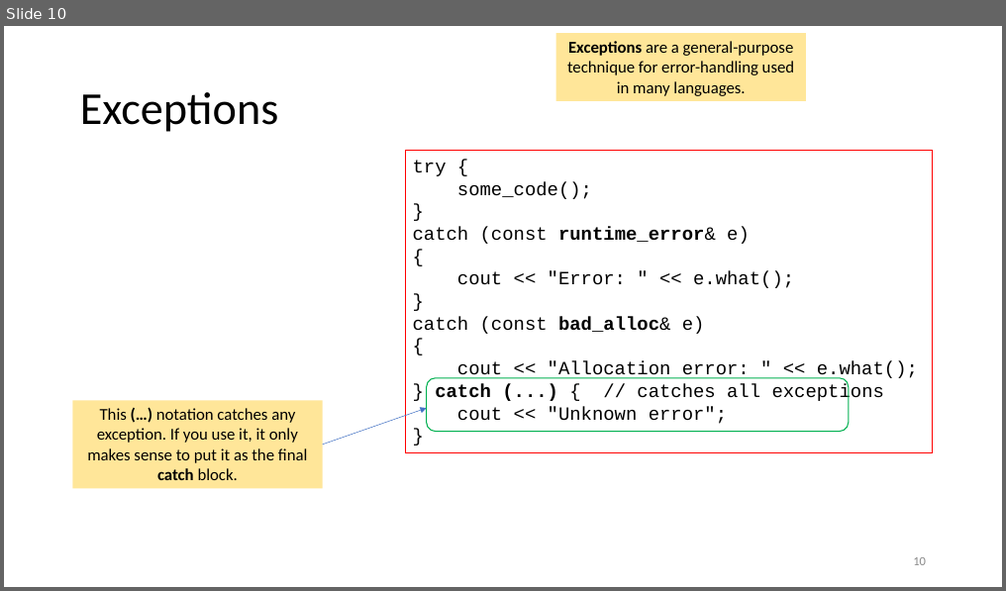
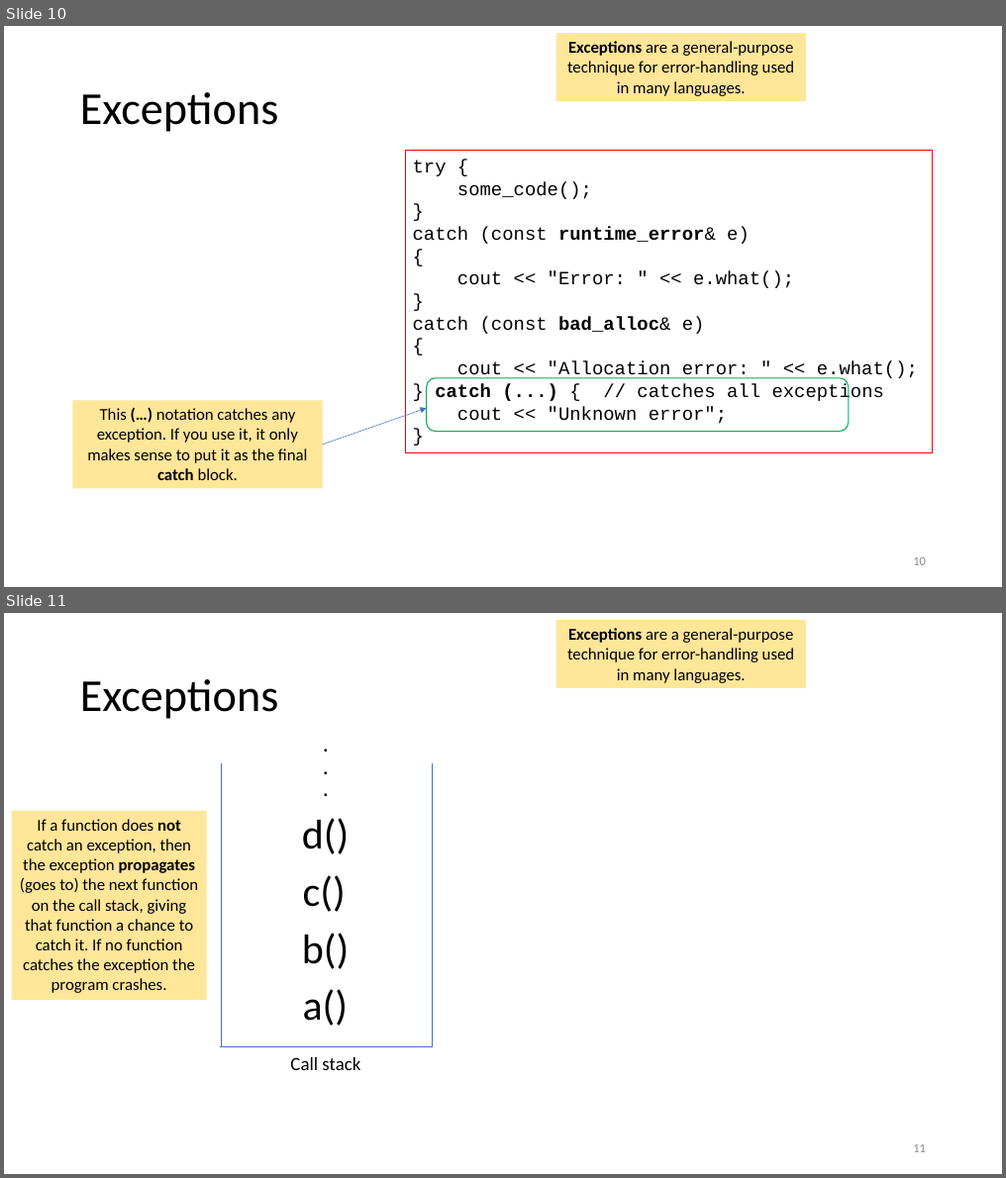
Before and after one commit to tjd1234/cmpt135spring2024, a slide deck: sample_code/week9/week9_cmpt135.pptx. Shown one above the other, each under a label of ours: slide 10 before the commit, slides 10 and 11 after it. The pictures are 1006x591 and 1006x1178 pixels, drawn with LibreOffice and Linux fonts; fonts in the diff are those of the drawing. Boxes give left, top, right and bottom in pixels: in the first picture for what was removed or moved away, otherwise in the second. Text is boxed around its words. In the diff, an @@ line names an element or a change of style, - is before the commit and + after.

```diff
--- a/sample_code/week9/week9_cmpt135.pptx
+++ b/sample_code/week9/week9_cmpt135.pptx
@@ slide 11 added at [4, 613, 1002, 1174], background #FFFFFF @@
@@ rectangle added at [556, 621, 807, 688], fill #FFE699, 16 pt, text #000000 @@
+Exceptions are a general-purpose technique for error-handling used in many languages.
@@ title added at [80, 679, 278, 719], 44 pt, text #000000 @@
+Exceptions
@@ text added at [316, 730, 338, 805], 18 pt, text #000000, bold @@
+.
+.
+.
@@ group added at [221, 764, 433, 1070]: 3 lines, 1 text @@
+Call stack
@@ rectangle added at [12, 811, 207, 1000], fill #FFE699, 16 pt, text #000000 @@
+If a function does not catch an exception, then the exception propagates (goes to) the next function on the call stack, giving that function a chance to catch it. If no function catches the exception the program crashes.
@@ text added at [302, 818, 349, 855], 40 pt, text #000000 @@
+d()
@@ text added at [303, 875, 346, 912], 40 pt, text #000000 @@
+c()
@@ text added at [302, 933, 349, 969], 40 pt, text #000000 @@
+b()
@@ text added at [303, 989, 349, 1026], 40 pt, text #000000 @@
+a()
@@ page number added at [913, 1145, 926, 1153], 12 pt, text #8C8C8C @@
+11
```
Also in this commit, not shown: 5 other slides added, 5 other files.
